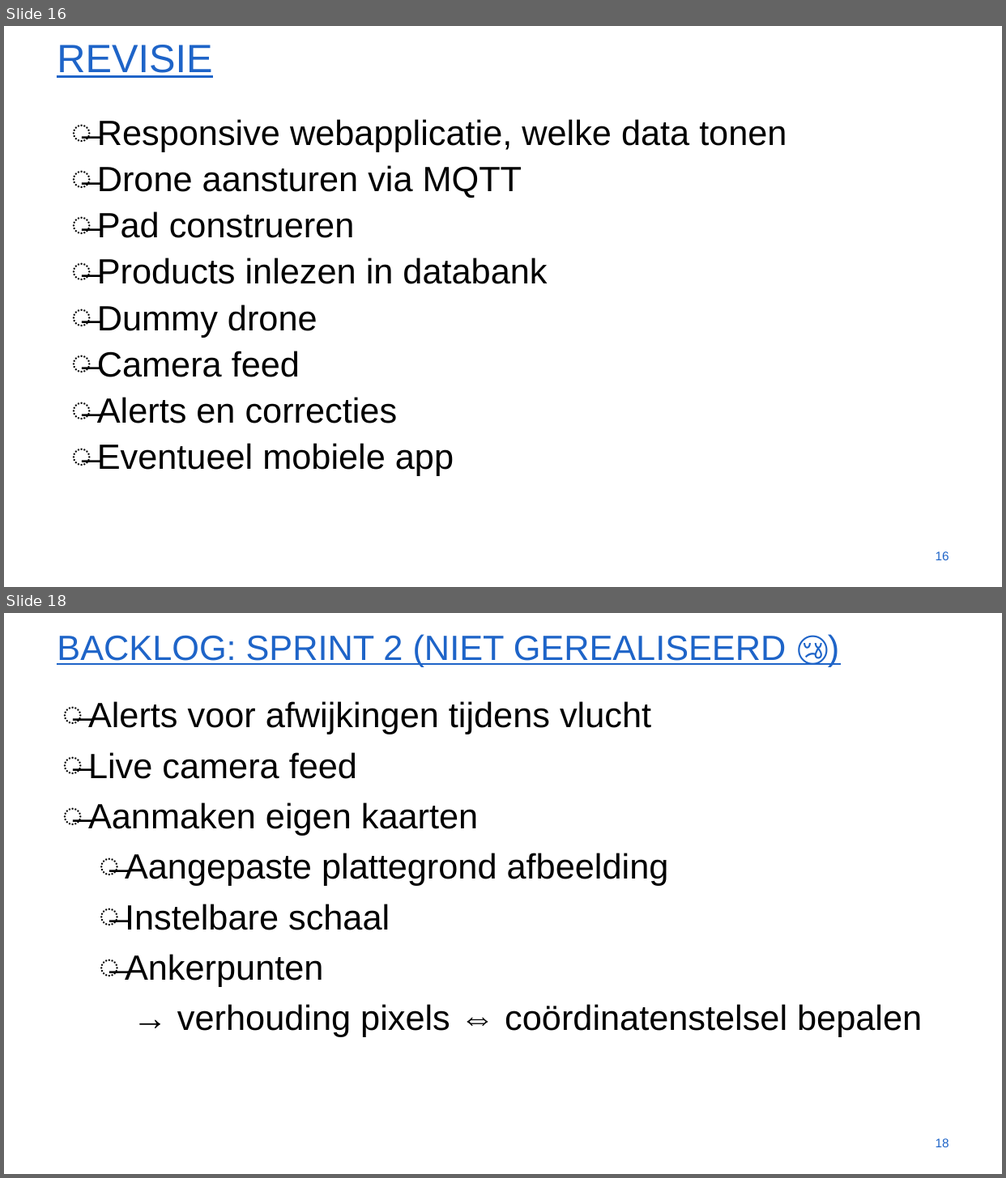
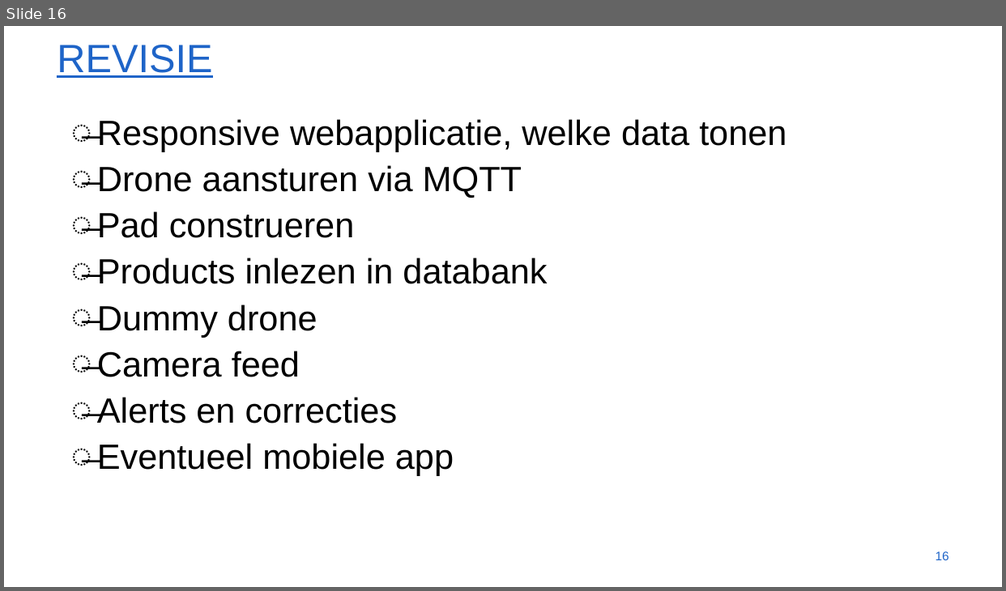
Before and after one commit to WouterStemgee/inventory-management-system-autonomous-drones, a slide deck: presentaties/EindPresentatie.pptx. Shown one above the other, each under a label of ours: slides 16 and 18 before the commit, slide 16 after it; the slides between them are not shown. The pictures are 1006x1178 and 1006x591 pixels, drawn with LibreOffice and Linux fonts; fonts in the diff are those of the drawing; background and template pictures are left out. Boxes give left, top, right and bottom in pixels: in the first picture for what was removed or moved away, otherwise in the second. Text is boxed around its words. In the diff, an @@ line names an element or a change of style, - is before the commit and + after.

```diff
--- a/presentaties/EindPresentatie.pptx
+++ b/presentaties/EindPresentatie.pptx
@@ slide 18 removed at (4, 613, 1002, 1174), background #FFFFFF @@
@@ title removed at (57, 634, 786, 666) @@
-BACKLOG: SPRINT 2 (NIET GEREALISEERD 😢)
@@ text removed at (88, 701, 922, 1037) @@
-̶ Alerts voor afwijkingen tijdens vlucht
-̶ Live camera feed
-̶ Aanmaken eigen kaarten
-  ̶ Aangepaste plattegrond afbeelding
-  ̶ Instelbare schaal
-  ̶ Ankerpunten
-    → verhouding pixels ⇔ coördinatenstelsel bepalen
@@ page number removed at (936, 1139, 949, 1148) @@
-18
```
Also in this commit, not shown: 1 slide added, 1 other slide removed.
